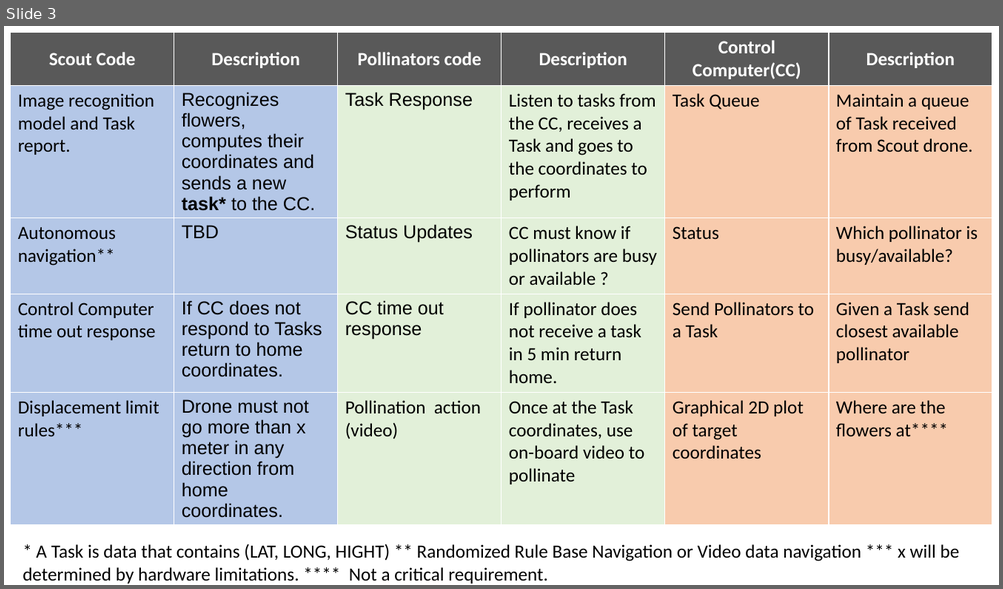
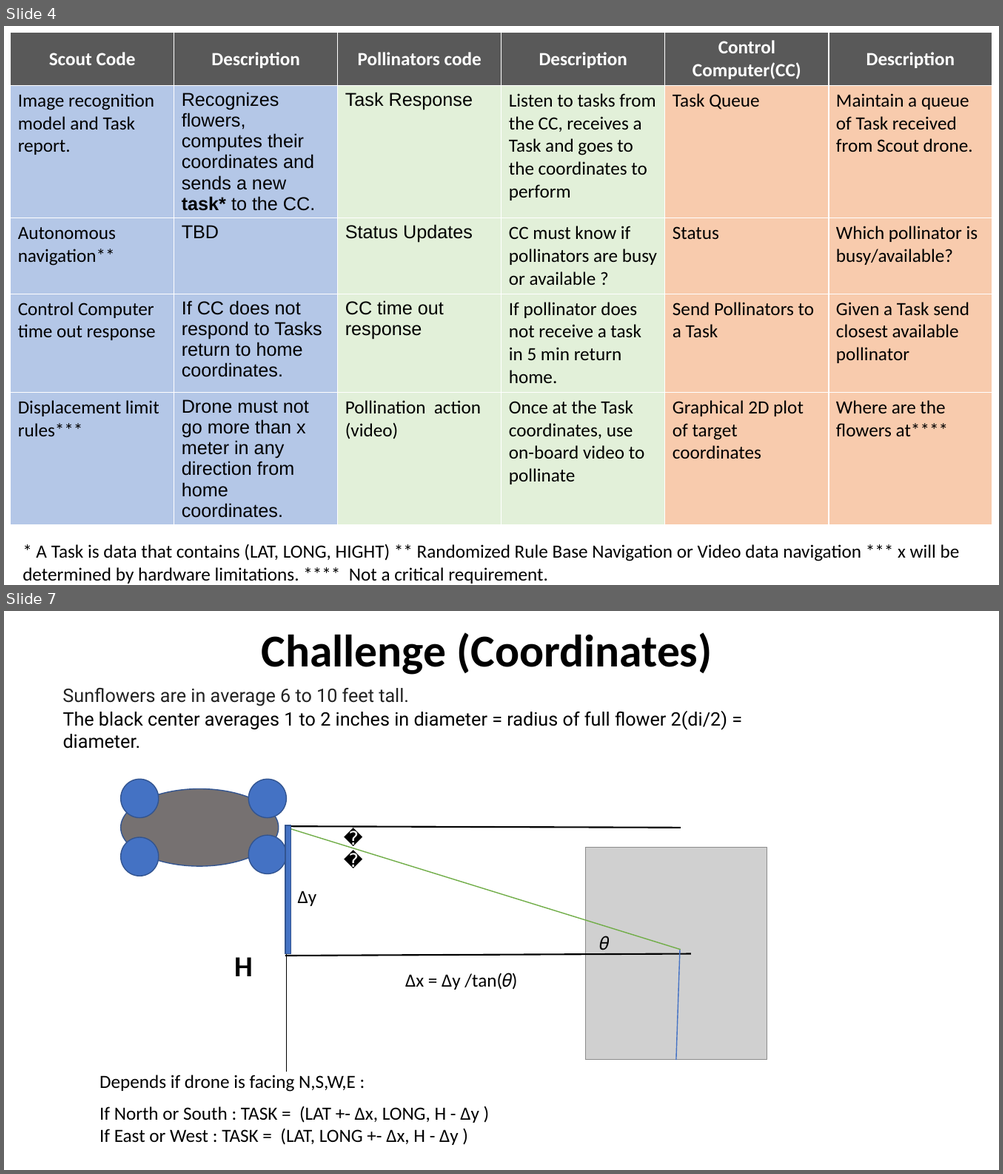
Before and after one commit to LuisRobaina/PolliNet, a slide deck: PolliNet.pptx. Shown one above the other, each under a label of ours: slide 3 before the commit, slides 4 and 7 after it; the slides between them are not shown. The pictures are 1003x589 and 1003x1174 pixels, drawn with LibreOffice and Linux fonts; fonts in the diff are those of the drawing; grey boxes stand for pictures. Boxes give left, top, right and bottom in pixels: in the first picture for what was removed or moved away, otherwise in the second. Text is boxed around its words. In the diff, an @@ line names an element or a change of style, - is before the commit and + after.

```diff
--- a/PolliNet.pptx
+++ b/PolliNet.pptx
@@ slide 7 added at bbox=[4, 611, 999, 1170], background #FFFFFF @@
@@ title added at bbox=[262, 632, 711, 675], 44 pt, text #000000, bold @@
+Challenge (Coordinates)
@@ text added at bbox=[62, 688, 409, 706], 18 pt, text #222222 @@
+Sunflowers are in average 6 to 10 feet tall.
@@ text added at bbox=[63, 711, 727, 730], 18 pt, text #000000 @@
+The black center averages 1 to 2 inches in diameter = radius of full flower 2(di/2) = diameter.
@@ rectangle added at bbox=[285, 826, 290, 954], fill #4472C4, outline #325491 1 pt @@
@@ line added from (286, 828) to (680, 950), #70AD47 1 pt @@
@@ line added from (286, 826) to (680, 828), #000000 1.5 pt @@
@@ line added from (286, 826) to (286, 1072), #000000 1 pt @@
@@ group added at bbox=[120, 780, 287, 877]: 5 ellipses @@
@@ picture added at bbox=[585, 848, 766, 1060] @@
@@ text added at bbox=[298, 891, 317, 906], 18 pt, text #000000 @@
+Δy
@@ text added at bbox=[600, 936, 609, 955], 18 pt, text #000000 @@
+𝜃
@@ text added at bbox=[234, 957, 253, 977], 28 pt, text #000000, bold @@
+H
@@ line added from (285, 956) to (691, 954), #000000 1.5 pt @@
@@ line added from (680, 951) to (676, 1060), #4472C4 1 pt @@
@@ text added at bbox=[405, 973, 502, 990], 18 pt, text #000000 @@
+Δx = Δy /tan(𝜃)
@@ text added at bbox=[502, 973, 512, 988], 18 pt, text #000000 @@
+𝜃
@@ text added at bbox=[99, 1075, 356, 1092], 18 pt, text #000000 @@
+Depends if drone is facing N,S,W,E :
@@ text added at bbox=[99, 1106, 479, 1123], 18 pt, text #000000 @@
+If North or South : TASK = (LAT +- Δx, LONG, H - Δy )
@@ text added at bbox=[99, 1128, 458, 1145], 18 pt, text #000000 @@
+If East or West : TASK = (LAT, LONG +- Δx, H - Δy )
@@ what was slide 3 is now slide 4 @@
```
Also in this commit, not shown: 3 slides changed, 2 slides removed.
